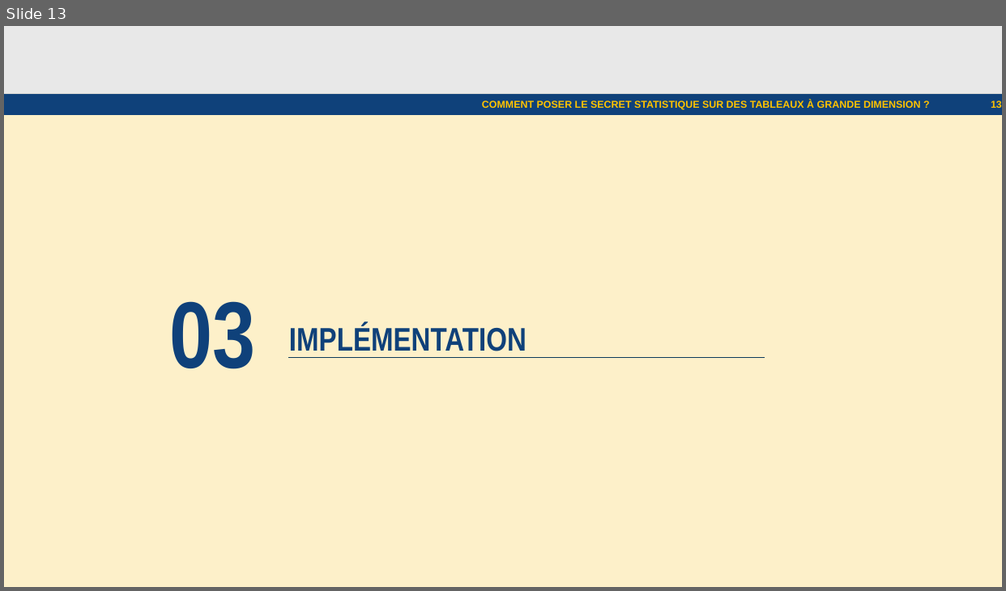
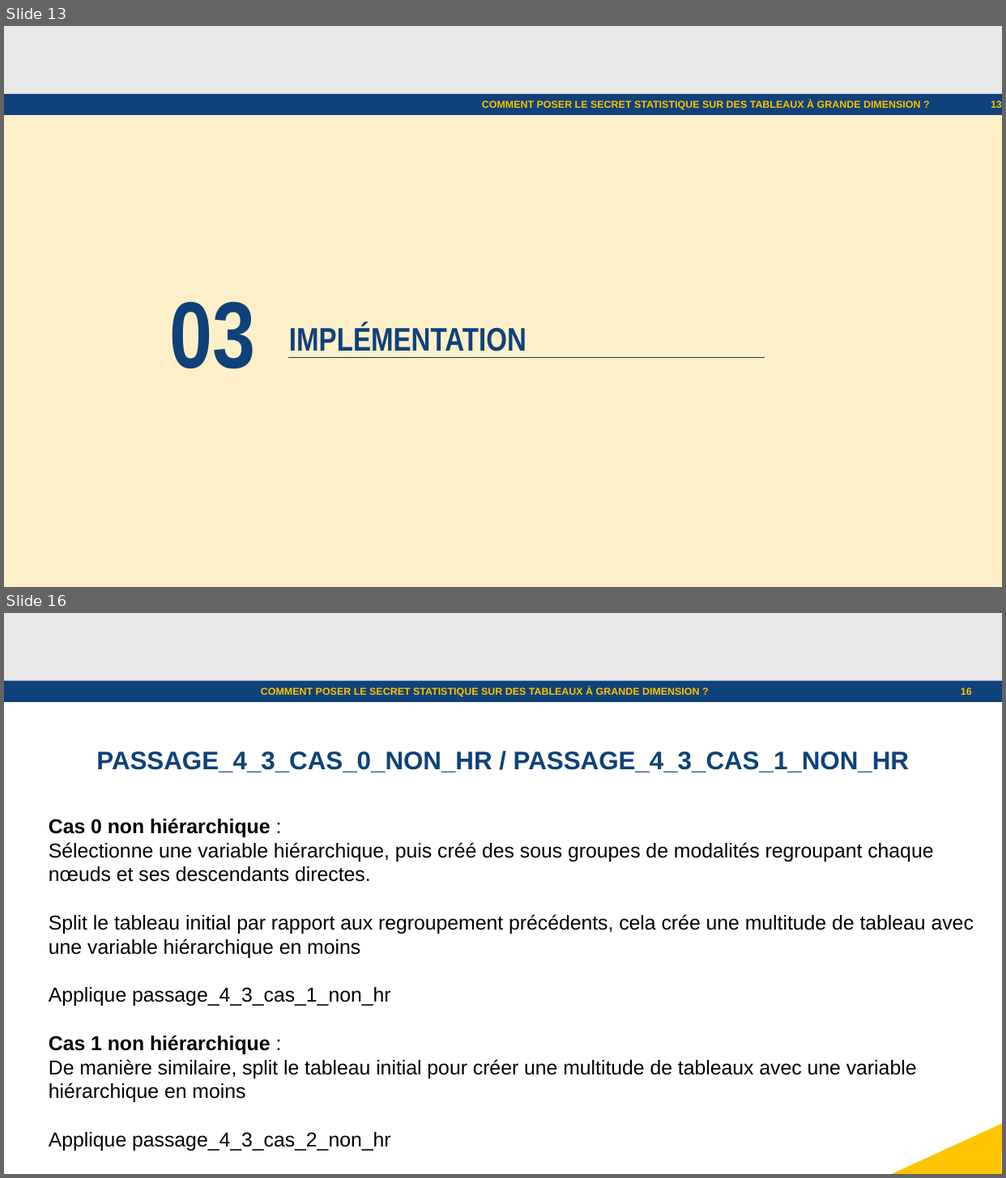
Before and after one commit to julienjamme/stage1A_2023, a slide deck: presentation_mi_parcours.odp. Shown one above the other, each under a label of ours: slide 13 before the commit, slides 13 and 16 after it; the slides between them are not shown. The pictures are 1006x591 and 1006x1178 pixels, drawn with LibreOffice and Linux fonts; fonts in the diff are those of the drawing; background and template pictures are left out. Boxes give left, top, right and bottom in pixels: in the first picture for what was removed or moved away, otherwise in the second. Text is boxed around its words. In the diff, an @@ line names an element or a change of style, - is before the commit and + after.

```diff
--- a/presentation_mi_parcours.odp
+++ b/presentation_mi_parcours.odp
@@ slide 16 added at box(4, 613, 1002, 1174), background #FFFFFF; not listed: 2 template elements that a slide beside it also shows @@
@@ text added at box(261, 687, 699, 697), 8 pt, text #FFC300, bold @@
+COMMENT POSER LE SECRET STATISTIQUE SUR DES TABLEAUX À GRANDE DIMENSION ?
@@ page number added at box(961, 688, 972, 695), 8 pt, text #FFC300, bold @@
+16
@@ text added at box(96, 752, 909, 773), 20.1 pt, text #0F417A, bold @@
+PASSAGE_4_3_CAS_0_NON_HR / PASSAGE_4_3_CAS_1_NON_HR
@@ text added at box(49, 818, 974, 1102), 16 pt, text #000000 @@
+Cas 0 non hiérarchique :
+Sélectionne une variable hiérarchique, puis créé des sous groupes de modalités regroupant chaque nœuds et ses descendants directes.
+Split le tableau initial par rapport aux regroupement précédents, cela crée une multitude de tableau avec une variable hiérarchique en moins
+Applique passage_4_3_cas_1_non_hr
+Cas 1 non hiérarchique :
+De manière similaire, split le tableau initial pour créer une multitude de tableaux avec une variable hiérarchique en moins
+Applique passage_4_3_cas_2_non_hr
@@ right triangle added at box(892, 1122, 1002, 1174), fill #FFC300 @@
```
Also in this commit, not shown: 7 slides changed, 1 other slide added, 1 slide removed.
